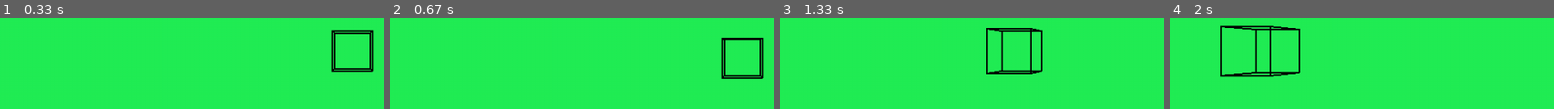
Above: before the commit, frames 1-4 (left to right).
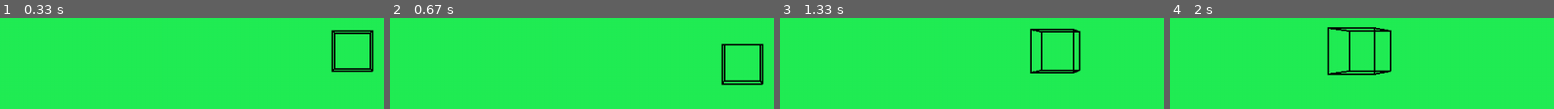
Above: after the commit, the same moments.

Repository: TreeWonTwoToFor/personal_projects
Game: pygame game, started from Python/Needs_Work/TreeOS/World/world_package/3d_renderer.py
The game is run twice, just before and just after one commit, with the same random seed, the same clock (stepped at 60 frames per second) and the same inputs.
Inputs:
- Up to frame 1 (0.33 s): no input
- Up to frame 2 (0.67 s): tap Space at 0.33 s
- Up to frame 3 (1.33 s): hold D 0.67-1.13 s; hold W from 1.17 s (still down)
- Up to frame 4 (2 s): release W at 1.47 s; hold D 1.5-1.97 s

Frame 1 is identical in both runs. In frame 2, 2.0% of the frame differs, in the area x 86-98%, y 21-74%; in frame 3, 3.1%; in frame 4, 5.3%, in the area x 13-58%, y 8-65%.

Commit message:
made FPS changable, and it doesn't break the movement/jumping

Diff:
--- a/Python/Needs_Work/TreeOS/World/world_package/3d_renderer.py
+++ b/Python/Needs_Work/TreeOS/World/world_package/3d_renderer.py
@@ -9,7 +9,7 @@
 screenX = 1080
 screenY = 720
 bg_color = (34, 238, 85)
-FPS = 60
+FPS = 144
 clock = pygame.time.Clock()
 
 screen = pygame.display.set_mode((screenX, screenY), pygame.RESIZABLE)
@@ -98,20 +98,15 @@
 model_list = ["models//xyz_marker.json", "models//box.json", "models//arcade_machine.json", "models//room.json"]
 model_index = 1
 poly_list = points_from_model(model_list[model_index])
-movement_speed = 5
+movement_speed = 240/FPS
 is_jumping = False
 jump_time = 0
 
 running = True
 while running:
-    mouseX, mouseY = pygame.mouse.get_rel()
     screen.fill(bg_color)
     connect_points(poly_list)
-    os.system('clear')
-    print(mouseX, mouseY)
-    for poly in poly_list:
-        for point_obj in poly:
-            point_obj.info()
+    os.system('cls')
     for event in pygame.event.get():
         if event.type == pygame.QUIT:
             running = False
@@ -144,8 +139,8 @@
     if a_held: move_points("x", movement_speed, poly_list)
     if d_held: move_points("x", -movement_speed, poly_list)
     if is_jumping or jump_time != 0:
-        if jump_time <= 20:
-            game_camera.y = (math.pow((jump_time-10), 2)*(-1/4)+25)
+        if jump_time <= FPS/3:
+            game_camera.y = math.pow((jump_time-(FPS/6)), 2) * (-1/((1/900)*math.pow(FPS,2)))+25
             jump_time += 1
         else:
             is_jumping = False
